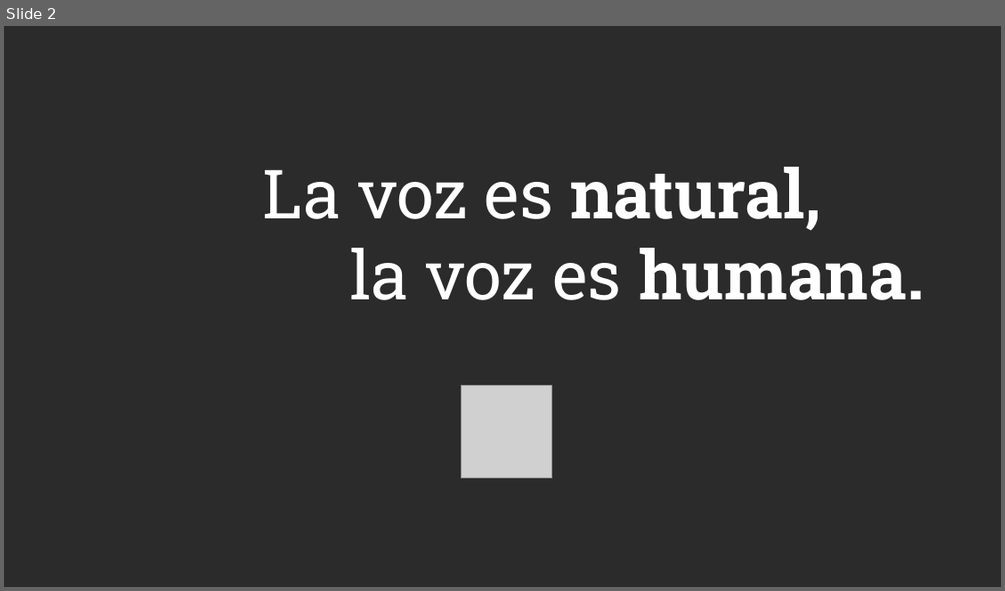
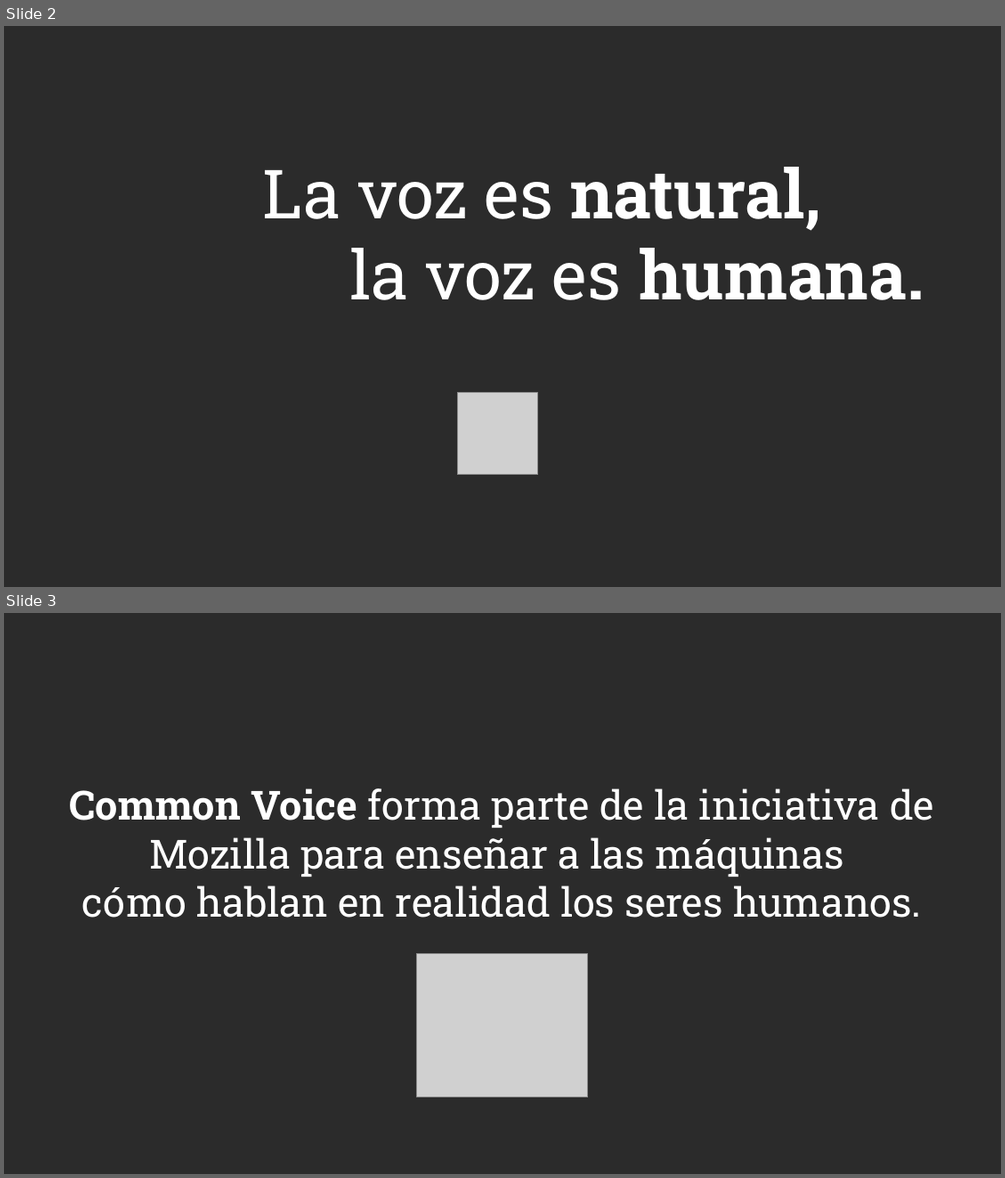
Before and after one commit to mozillaSv/presentacionCommonVoice, a slide deck: presentacionPrincipal_CommonVoice.odp. Shown one above the other, each under a label of ours: slide 2 before the commit, slides 2 and 3 after it. The pictures are 1005x591 and 1005x1178 pixels, drawn with LibreOffice and Linux fonts; fonts in the diff are those of the drawing; grey boxes stand for pictures; background and template pictures are left out; a plain dark background stands for a picture behind light text. Boxes give left, top, right and bottom in pixels: in the first picture for what was removed or moved away, otherwise in the second. Text is boxed around its words. In the diff, an @@ line names an element or a change of style, - is before the commit and + after.

```diff
--- a/presentacionPrincipal_CommonVoice.odp
+++ b/presentacionPrincipal_CommonVoice.odp
@@ slide 3 added at box(4, 613, 1001, 1174), background picture (left out) @@
@@ subtitle added at box(70, 788, 934, 917), 32 pt, text #FFFFFF @@
+Common Voice forma parte de la iniciativa de Mozilla para enseñar a las máquinas
+cómo hablan en realidad los seres humanos.
@@ picture added at box(417, 954, 589, 1098) @@
@@ slide 2 changed as well @@
@@ picture: place and size @@
-picture at box(461, 386, 552, 478)
+picture at box(457, 394, 538, 475)
```
Also in this commit, not shown: 1 other slide changed, 1 other slide added, 1 other file.
